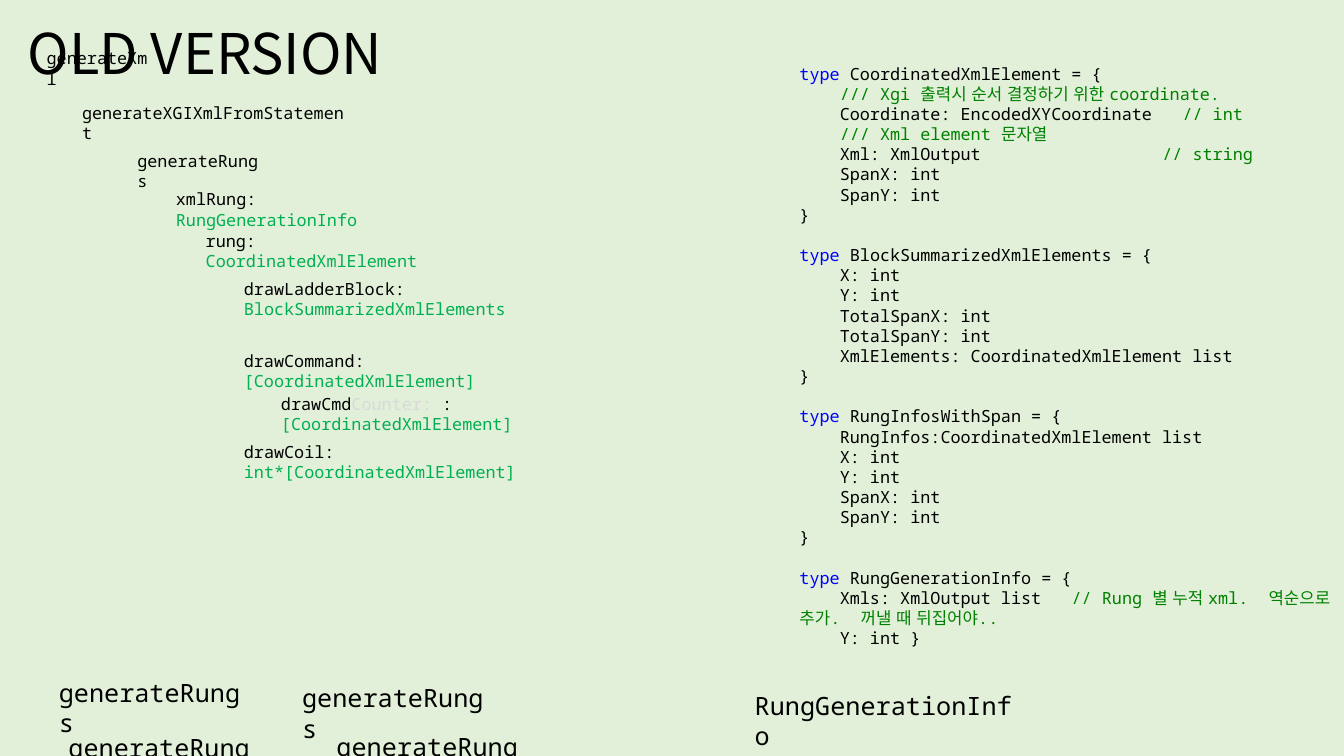
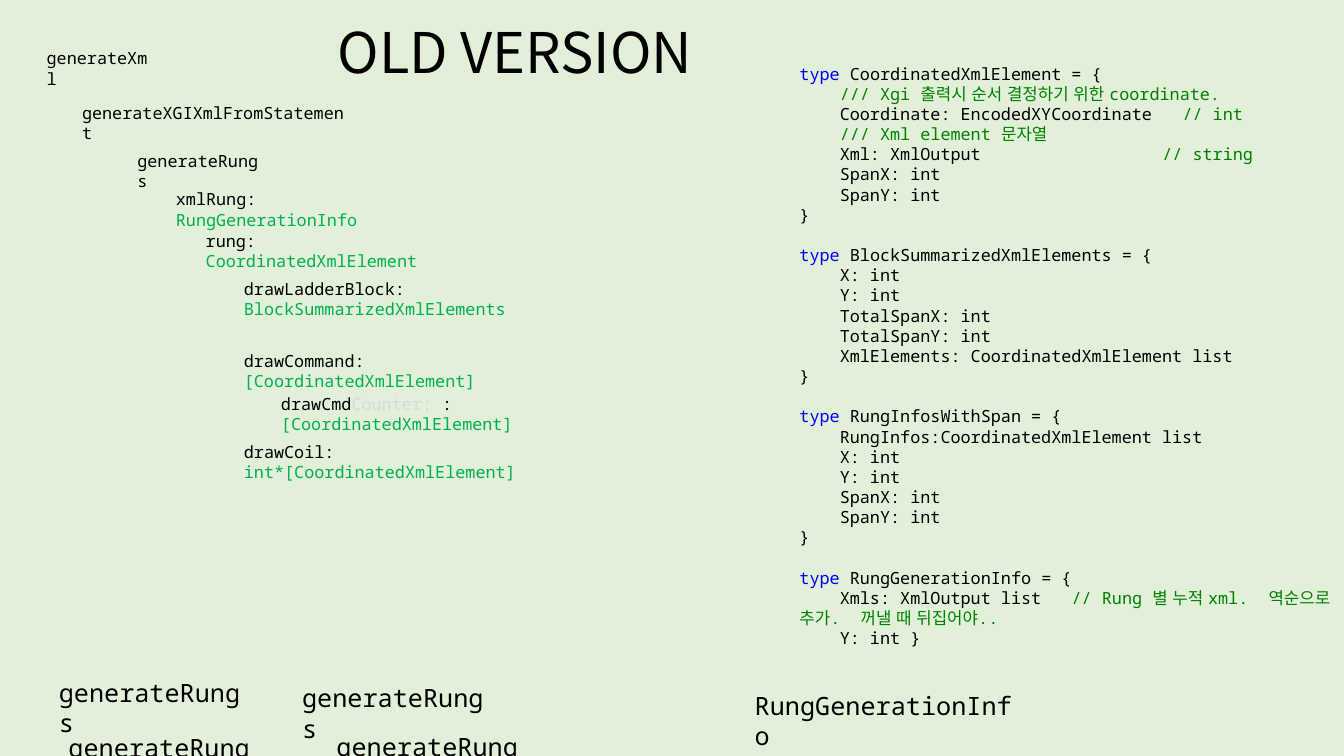
Before and after one commit to DualsoftDev/ds, a slide deck: slide 9 of DsDotNet/src/PLC/PLC.CodeGen.LSXGI/Documents/XgiLadder.pptx. Drawn at 1344x756 pixels with LibreOffice and Linux fonts; fonts in the diff are those of the drawing. Boxes give left, top, right and bottom in pixels: in the first picture for what was removed or moved away, otherwise in the second. Text is boxed around its words. In the diff, an @@ line names an element or a change of style, - is before the commit and + after.

```diff
--- a/DsDotNet/src/PLC/PLC.CodeGen.LSXGI/Documents/XgiLadder.pptx
+++ b/DsDotNet/src/PLC/PLC.CodeGen.LSXGI/Documents/XgiLadder.pptx
@@ title "OLD VERSION": place and size @@
-title "OLD VERSION" at box(28, 32, 382, 85)
+title "OLD VERSION" at box(338, 31, 692, 74)
@@ title "OLD VERSION" at box(338, 31, 692, 74): line spacing 1 to 0.9; vertical alignment top to middle @@
```
Also in this commit, not shown: 2 other slides changed, 13 other files.
